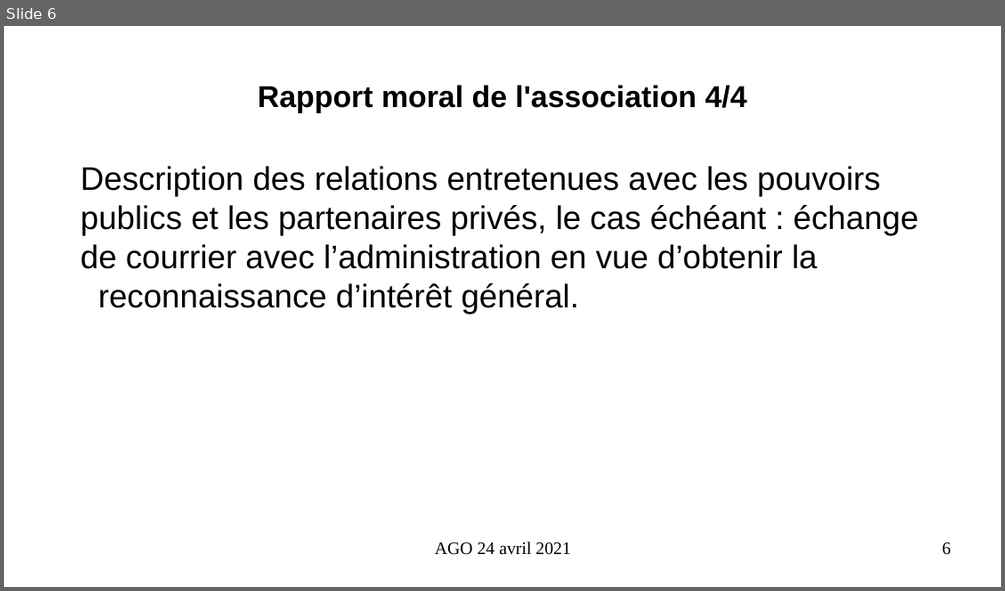
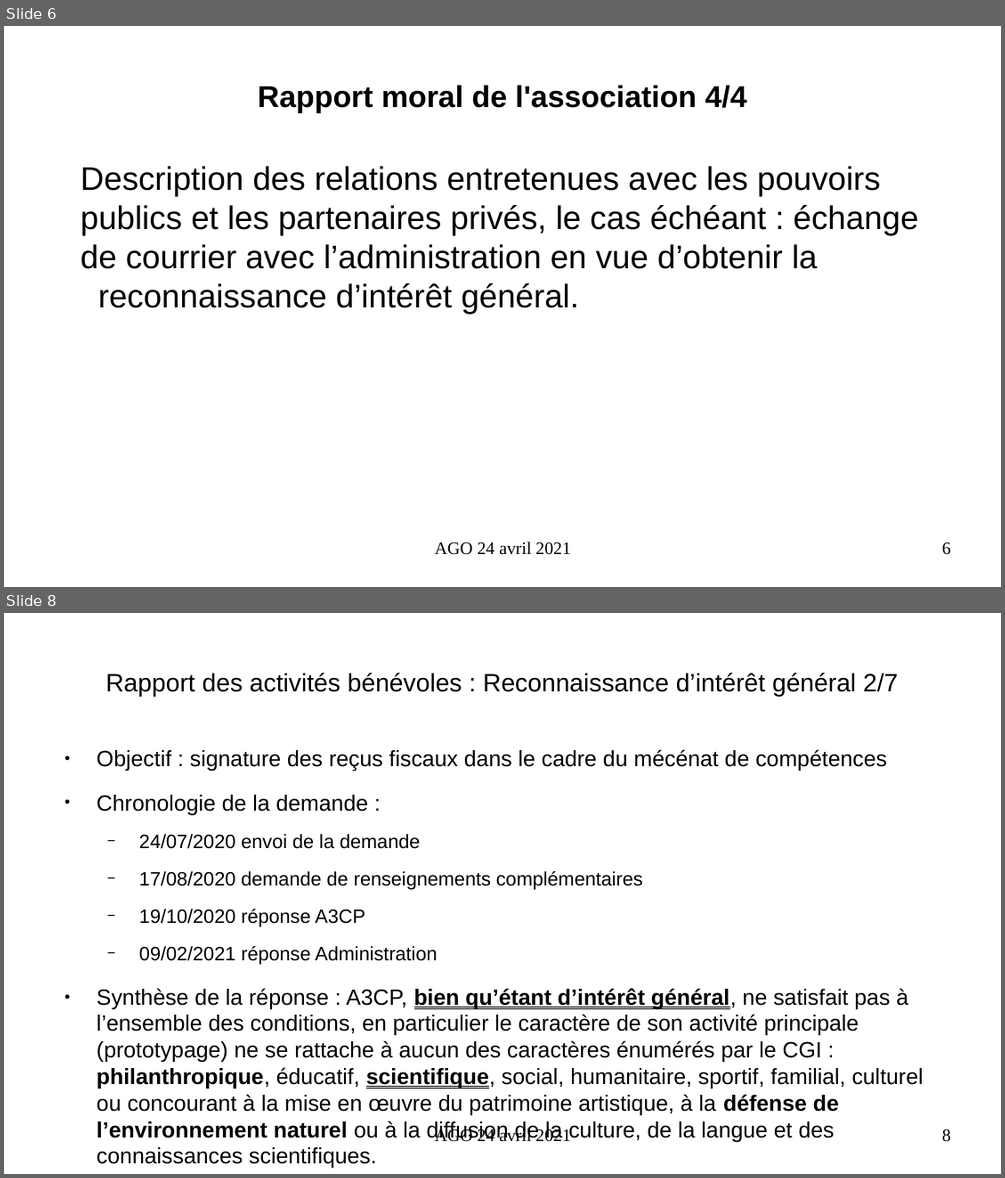
Before and after one commit to AIREL46/SCAO, a slide deck: association/2021/presentation-ago-24-avril-2021.odp. Shown one above the other, each under a label of ours: slide 6 before the commit, slides 6 and 8 after it; the slides between them are not shown. The pictures are 1005x591 and 1005x1178 pixels, drawn with LibreOffice and Linux fonts; fonts in the diff are those of the drawing. Boxes give left, top, right and bottom in pixels: in the first picture for what was removed or moved away, otherwise in the second. Text is boxed around its words. In the diff, an @@ line names an element or a change of style, - is before the commit and + after.

Commit message:
Mise à jour

```diff
--- a/association/2021/presentation-ago-24-avril-2021.odp
+++ b/association/2021/presentation-ago-24-avril-2021.odp
@@ slide 8 added at (x1=4, y1=613, x2=1001, y2=1174), background #FFFFFF @@
@@ title added at (x1=105, y1=673, x2=898, y2=697), 20 pt, text #000000 @@
+Rapport des activités bénévoles : Reconnaissance d’intérêt général 2/7
@@ text added at (x1=97, y1=749, x2=923, y2=1167), 17.6 pt, text #000000 @@
+● Objectif : signature des reçus fiscaux dans le cadre du mécénat de compétences
+● Chronologie de la demande :
+  − 24/07/2020 envoi de la demande
+  − 17/08/2020 demande de renseignements complémentaires
+  − 19/10/2020 réponse A3CP
+  − 09/02/2021 réponse Administration
+● Synthèse de la réponse : A3CP, bien qu’étant d’intérêt général, ne satisfait pas à l’ensemble des conditions, en particulier le caractère de son activité principale (prototypage) ne se rattache à aucun des caractères énumérés par le CGI : philanthropique, éducatif, scientifique, social, humanitaire, sportif, familial, culturel ou concourant à la mise en œuvre du patrimoine artistique, à la défense de l’environnement naturel ou à la diffusion de la culture, de la langue et des connaissances scientifiques.
@@ text added at (x1=435, y1=1127, x2=531, y2=1142), 14 pt, text #000000 @@
+AGO 24 avril 2021
@@ page number added at (x1=942, y1=1129, x2=951, y2=1142), 14 pt, text #000000 @@
+8
```
Also in this commit, not shown: 13 slides changed, 4 other slides added, 8 other files.
